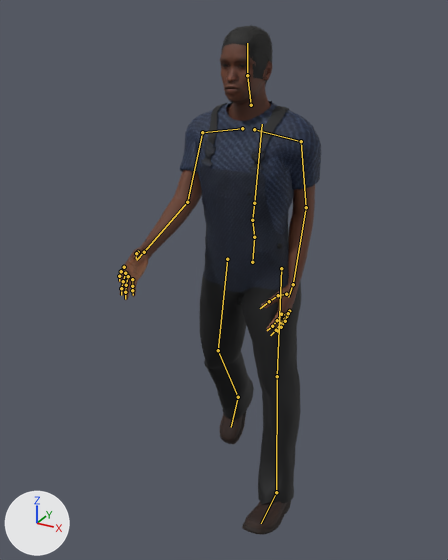
A saved change to the glTF model public/models/npcs/yeoville-car-guard.glb.
Rendered twice from a 50 mm camera at (0.928, -1.911, 1.8) aimed at (-0.109, -0.026, 0.857). Arrows for +X, +Y and +Z are at lower left; the lights stay in place. The older version comes first. Both versions are drawn at frame 13 of the action 'sprint'; the numbers are the values there. The bones that change, and the others that lie on the model, are drawn over the model as lines.

Names of what the first picture shows: 'EyesMesh', 'HairShoesMesh', 'OutfitMesh', 'SkinMesh'.
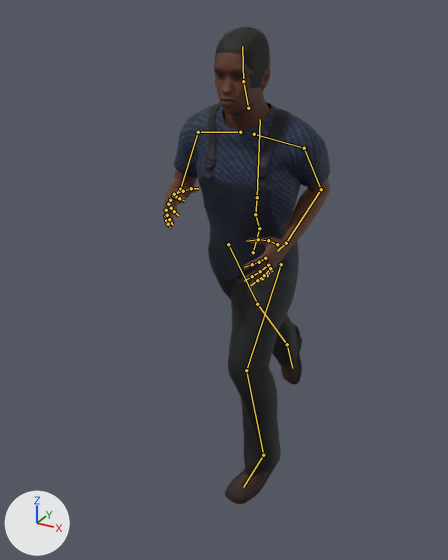
Boxes [x1, y1, x2, y2] around the edits, measured in the pictures (448 x 560 px):
'OutfitMesh', posed (11% wider, 7% shorter): before [180, 101, 321, 504]; after [173, 102, 330, 475]
'SkinMesh', posed (16% narrower, 18% shorter): before [118, 44, 315, 332]; after [164, 52, 330, 287]
'HairShoesMesh', posed (24% wider, 6% shorter): before [220, 25, 291, 534]; after [214, 27, 302, 504]
'EyesMesh', posed (12% wider, 25% taller): before [223, 64, 246, 67]; after [217, 74, 243, 78]
bone 'Hips', root to tip: before (252, 262) to (254, 237); after (253, 252) to (259, 228)
bone 'Spine', root to tip: before (254, 237) to (252, 220); after (259, 228) to (255, 214)
bone 'Chest', root to tip: before (252, 220) to (254, 203); after (255, 214) to (257, 197)
bone 'UpperArm_L', root to tip: before (301, 141) to (306, 207); after (304, 148) to (321, 189)
bone 'LowerArm_L', root to tip: before (306, 207) to (293, 284); after (321, 189) to (286, 243)
bone 'UpperArm_R', root to tip: before (202, 132) to (187, 202); after (198, 132) to (180, 189)
bone 'LowerArm_R', root to tip: before (187, 202) to (144, 252); after (180, 189) to (170, 200)
bone 'Head', root to tip: before (247, 75) to (247, 43); after (243, 81) to (242, 46)
bone 'UpperLeg_L', root to tip: before (281, 268) to (277, 376); after (281, 264) to (246, 370)
bone 'LowerLeg_L', root to tip: before (277, 376) to (276, 492); after (246, 370) to (263, 455)
bone 'Foot_L', root to tip: before (276, 492) to (261, 523); after (263, 455) to (243, 487)
bone 'UpperLeg_R', root to tip: before (227, 259) to (218, 350); after (228, 244) to (257, 304)
bone 'LowerLeg_R', root to tip: before (218, 350) to (238, 397); after (257, 304) to (287, 344)
bone 'Foot_R', root to tip: before (238, 397) to (231, 427); after (287, 344) to (292, 368)

Patch to the scene script:
```diff
--- a/public/models/npcs/yeoville-car-guard.glb.py
+++ b/public/models/npcs/yeoville-car-guard.glb.py
@@ bone_hips @@
 bone_hips = bpy.data.objects['Npc_yeoville-car-guard'].pose.bones['Hips']  # child of 'Root'
-bone_hips.location = (0.0, 0.0, 0.0)
-bone_hips.rotation_quaternion = (0.997, 0.069, -0.009, 0.014)  # degrees (8, -1, 2)
+bone_hips.location = (0.003, 0.035, 0.013)
+bone_hips.rotation_quaternion = (0.995, 0.065, 0.0, -0.076)  # degrees (7, 1, -9)
@@ bone_spine @@
 bone_spine = bpy.data.objects['Npc_yeoville-car-guard'].pose.bones['Spine']  # child of 'Hips'
-bone_spine.rotation_quaternion = (0.999, -0.038, 0.0, 0.009)  # degrees (-4, 0, 1)
+bone_spine.rotation_quaternion = (0.99, 0.111, 0.05, 0.069)  # degrees (13, 5, 8)
@@ bone_chest @@
 bone_chest = bpy.data.objects['Npc_yeoville-car-guard'].pose.bones['Chest']  # child of 'Spine'
-bone_chest.rotation_quaternion = (0.998, -0.052, 0.001, -0.017)  # degrees (-6, 0, -2)
+bone_chest.rotation_quaternion = (0.997, -0.059, 0.021, -0.038)  # degrees (-7, 2, -4)
@@ bone_upperarm_l @@
 bone_upperarm_l = bpy.data.objects['Npc_yeoville-car-guard'].pose.bones['UpperArm_L']  # child of 'clavicle_l'
-bone_upperarm_l.rotation_quaternion = (0.921, -0.168, 0.063, -0.347)  # degrees (-21, 0, -41)
+bone_upperarm_l.rotation_quaternion = (0.899, -0.249, 0.175, -0.314)  # degrees (-34, 9, -41)
@@ bone_lowerarm_l @@
 bone_lowerarm_l = bpy.data.objects['Npc_yeoville-car-guard'].pose.bones['LowerArm_L']  # child of 'UpperArm_L'
-bone_lowerarm_l.rotation_quaternion = (0.999, -0.04, 0.0, 0.0)  # degrees (-5, 0, 0)
+bone_lowerarm_l.rotation_quaternion = (0.853, 0.52, 0.0, 0.042)  # degrees (63, -2, 4)
@@ bone_upperarm_r @@
 bone_upperarm_r = bpy.data.objects['Npc_yeoville-car-guard'].pose.bones['UpperArm_R']  # child of 'clavicle_r'
-bone_upperarm_r.rotation_quaternion = (0.921, 0.168, 0.063, 0.347)  # degrees (21, 0, 41)
+bone_upperarm_r.rotation_quaternion = (0.972, 0.016, -0.162, 0.171)  # degrees (-1, -19, 20)
@@ bone_lowerarm_r @@
 bone_lowerarm_r = bpy.data.objects['Npc_yeoville-car-guard'].pose.bones['LowerArm_R']  # child of 'UpperArm_R'
-bone_lowerarm_r.rotation_quaternion = (0.999, -0.04, 0.0, 0.0)  # degrees (-5, 0, 0)
+bone_lowerarm_r.rotation_quaternion = (0.804, 0.592, 0.0, -0.048)  # degrees (73, 3, -4)
@@ bone_head @@
 bone_head = bpy.data.objects['Npc_yeoville-car-guard'].pose.bones['Head']  # child of 'neck_01'
-bone_head.rotation_quaternion = (1.0, 0.011, 0.0, 0.006)  # degrees (1, 0, 1)
+bone_head.rotation_quaternion = (0.998, -0.06, -0.012, 0.02)  # degrees (-7, -1, 2)
@@ bone_upperleg_l @@
 bone_upperleg_l = bpy.data.objects['Npc_yeoville-car-guard'].pose.bones['UpperLeg_L']  # child of 'Hips'
-bone_upperleg_l.rotation_quaternion = (-0.985, 0.151, 0.018, -0.081)  # degrees (-17, -1, 9)
+bone_upperleg_l.rotation_quaternion = (-0.941, 0.313, -0.03, -0.126)  # degrees (-36, 8, 13)
@@ bone_lowerleg_l @@
 bone_lowerleg_l = bpy.data.objects['Npc_yeoville-car-guard'].pose.bones['LowerLeg_L']  # child of 'UpperLeg_L'
-bone_lowerleg_l.rotation_quaternion = (1.0, -0.014, -0.002, 0.0)  # degrees (-2, 0, 0)
+bone_lowerleg_l.rotation_quaternion = (0.921, 0.381, 0.0, 0.006)  # degrees (45, 0, 1)
@@ bone_foot_l @@
 bone_foot_l = bpy.data.objects['Npc_yeoville-car-guard'].pose.bones['Foot_L']  # child of 'LowerLeg_L'
-bone_foot_l.rotation_quaternion = (1.0, 0.002, -0.001, 0.005)  # degrees (0, 0, 1)
+bone_foot_l.rotation_quaternion = (0.99, 0.061, -0.091, 0.092)  # degrees (6, -11, 10)
@@ bone_upperleg_r @@
 bone_upperleg_r = bpy.data.objects['Npc_yeoville-car-guard'].pose.bones['UpperLeg_R']  # child of 'Hips'
-bone_upperleg_r.rotation_quaternion = (0.999, -0.047, 0.005, -0.017)  # degrees (-5, 0, -2)
+bone_upperleg_r.rotation_quaternion = (0.949, 0.294, -0.108, -0.026)  # degrees (35, -11, -7)
@@ bone_lowerleg_r @@
 bone_lowerleg_r = bpy.data.objects['Npc_yeoville-car-guard'].pose.bones['LowerLeg_R']  # child of 'UpperLeg_R'
-bone_lowerleg_r.rotation_quaternion = (0.969, 0.245, -0.027, 0.0)  # degrees (28, -3, -1)
+bone_lowerleg_r.rotation_quaternion = (0.999, 0.016, 0.0, 0.0)  # degrees (2, 0, 0)
@@ bone_foot_r @@
 bone_foot_r = bpy.data.objects['Npc_yeoville-car-guard'].pose.bones['Foot_R']  # child of 'LowerLeg_R'
-bone_foot_r.rotation_quaternion = (0.997, 0.078, -0.001, -0.005)  # degrees (9, 0, -1)
+bone_foot_r.rotation_quaternion = (0.939, 0.296, 0.167, 0.038)  # degrees (37, 17, 10)
```
